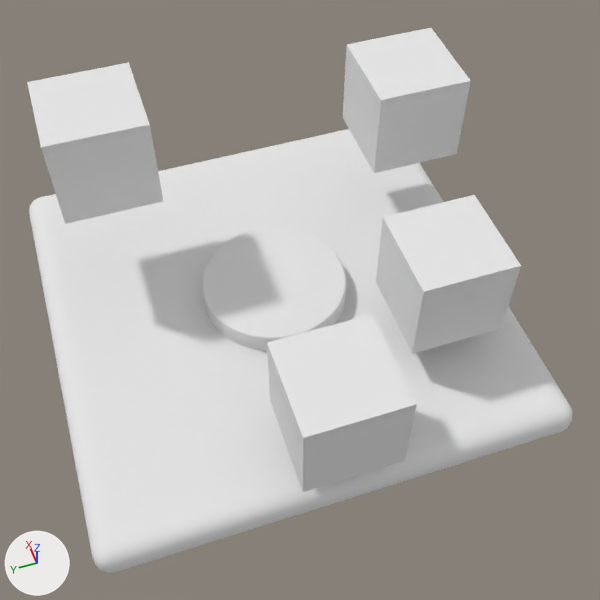
A saved change to the Blender file meshes/vignette.blend.
Rendered twice from a camera (50 mm lens) standing at (-11.41, 3.2, 14.7) and looking at (-1.27, -0.18, 1.2). The axes (+X, +Y, +Z) are drawn at lower left. The lights are the same throughout.

The first picture shows 'CubeBlue', 'CubeGreen', 'CubeRed', 'CubeYellow', 'Pedestal', 'Platform'.
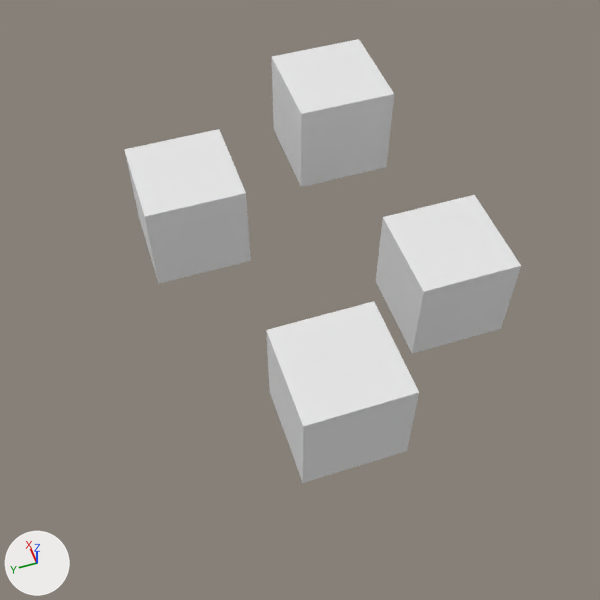
Boxes (x1, y1, x2, y2) around the edits, measured in the pictures (600 x 600 px):
'Platform', deleted
    before: (29, 129, 573, 573)
'CubeGreen', moved
    before: (27, 62, 163, 224)
    after: (124, 129, 251, 284)
'CubeBlue', moved
    before: (343, 28, 471, 173)
    after: (271, 39, 394, 187)
'CubeRed', moved
    before: (267, 314, 417, 492)
    after: (266, 301, 419, 483)
'Pedestal', deleted
    before: (202, 227, 346, 351)

The change, as a diff of the scene's bpy script:
```diff
--- a/meshes/vignette.blend.py
+++ b/meshes/vignette.blend.py
@@ ob_cubegreen @@
 ob_cubegreen = bpy.data.objects.new('CubeGreen', me_cubegreen)
-ob_cubegreen.location = (2.0, 3.0, 3.6)
+ob_cubegreen.location = (1.0, 1.5, 2.3)
@@ ob_cubered @@
 ob_cubered = bpy.data.objects.new('CubeRed', me_cubered)
-ob_cubered.location = (-4.14, 0.06, 1.73)
+ob_cubered.location = (-4.14, 0.06, 2.1)
@@ ob_cubeblue @@
 ob_cubeblue = bpy.data.objects.new('CubeBlue', me_cubeblue)
-ob_cubeblue.location = (2.0, -3.67, 3.0)
+ob_cubeblue.location = (2.1, -2.0, 3.0)
@@ ob_pedestal @@
-ob_pedestal = bpy.data.objects.new('Pedestal', me_pedestal)
-ob_pedestal.location = (0.0, 0.0, 0.0)
@@ ob_platform @@
-ob_platform = bpy.data.objects.new('Platform', me_platform)
-ob_platform.location = (0.0, 0.0, 0.0)
```
